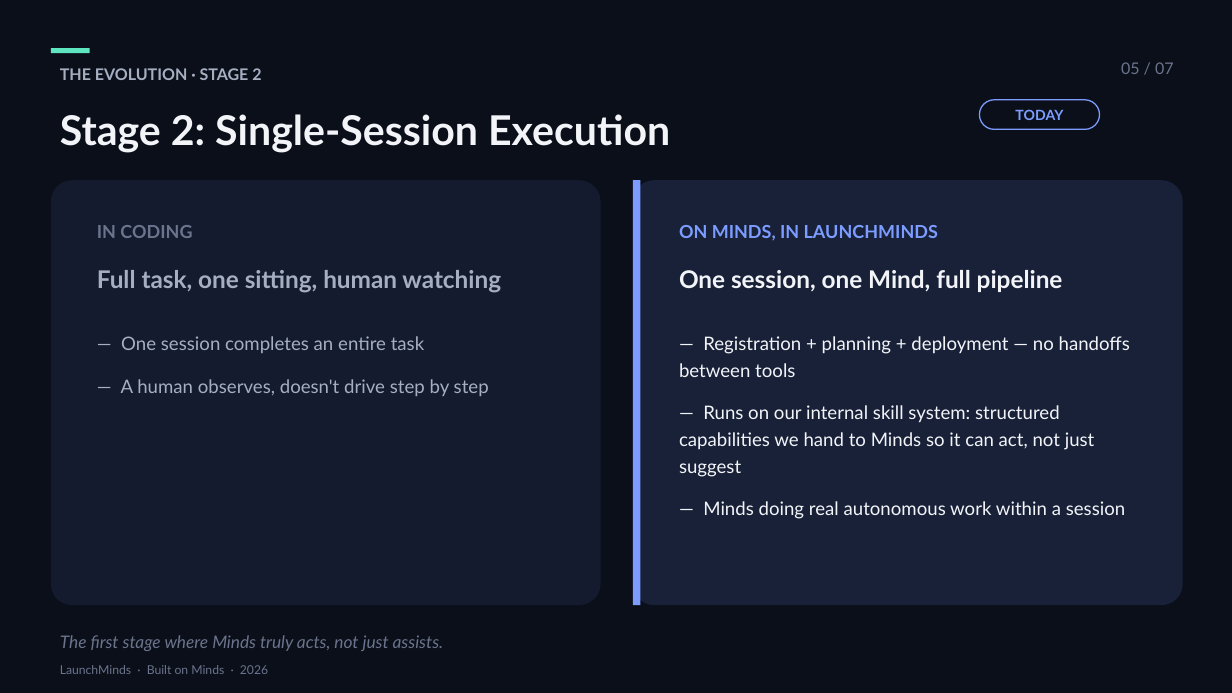
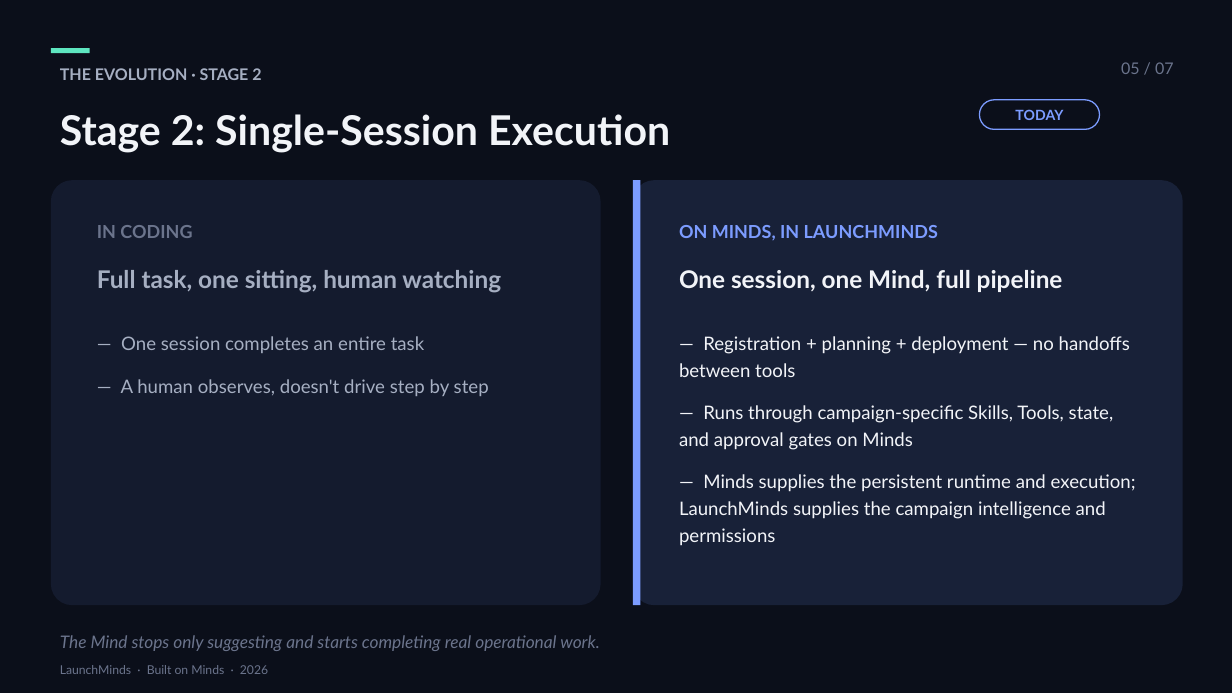
Before and after one commit to dingjoys/focus-mind, a slide deck: slide 6 of presentations/launchminds-agent-evolution-2026-08/launchminds-deck.pptx. Drawn at 1232x693 pixels with LibreOffice and Linux fonts; fonts in the diff are those of the drawing. Boxes give left, top, right and bottom in pixels: in the first picture for what was removed or moved away, otherwise in the second. Text is boxed around its words. In the diff, an @@ line names an element or a change of style, - is before the commit and + after.

```diff
--- a/presentations/launchminds-agent-evolution-2026-08/launchminds-deck.pptx
+++ b/presentations/launchminds-agent-evolution-2026-08/launchminds-deck.pptx
@@ text at (679,405,1136,546): text changed @@
-— Runs on our internal skill system: structured capabilities we hand to Minds so it can act, not just suggest
-— Minds doing real autonomous work within a session
+— Runs through campaign-specific Skills, Tools, state, and approval gates on Minds
+— Minds supplies the persistent runtime and execution; LaunchMinds supplies the campaign intelligence and permissions
@@ text at (60,635,599,651): text changed @@
-The first stage where Minds truly acts, not just assists.
+The Mind stops only suggesting and starts completing real operational work.
```
Also in this commit, not shown: 5 other slides changed, 2 slides added, 2 slides removed, 2 other files.
